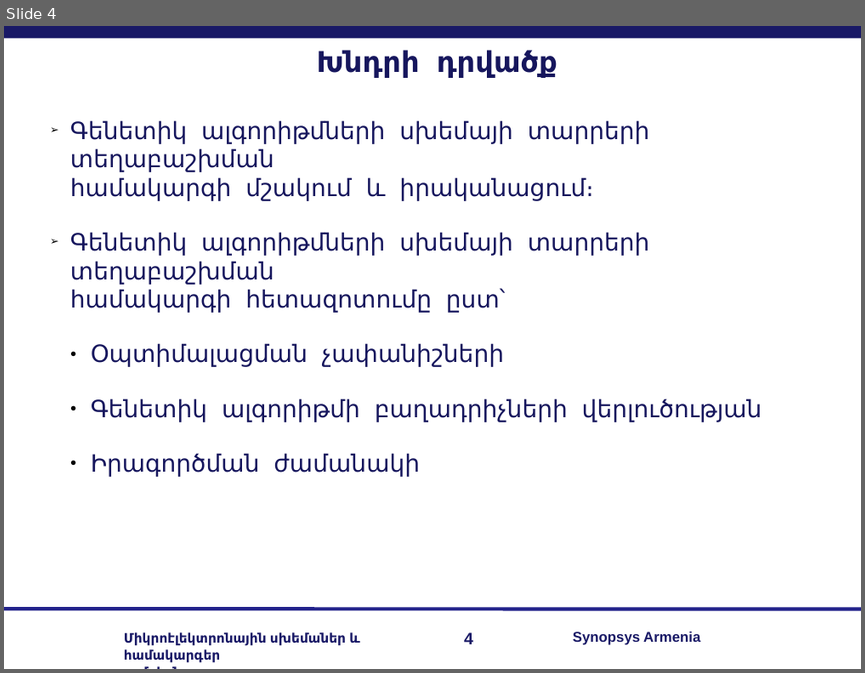
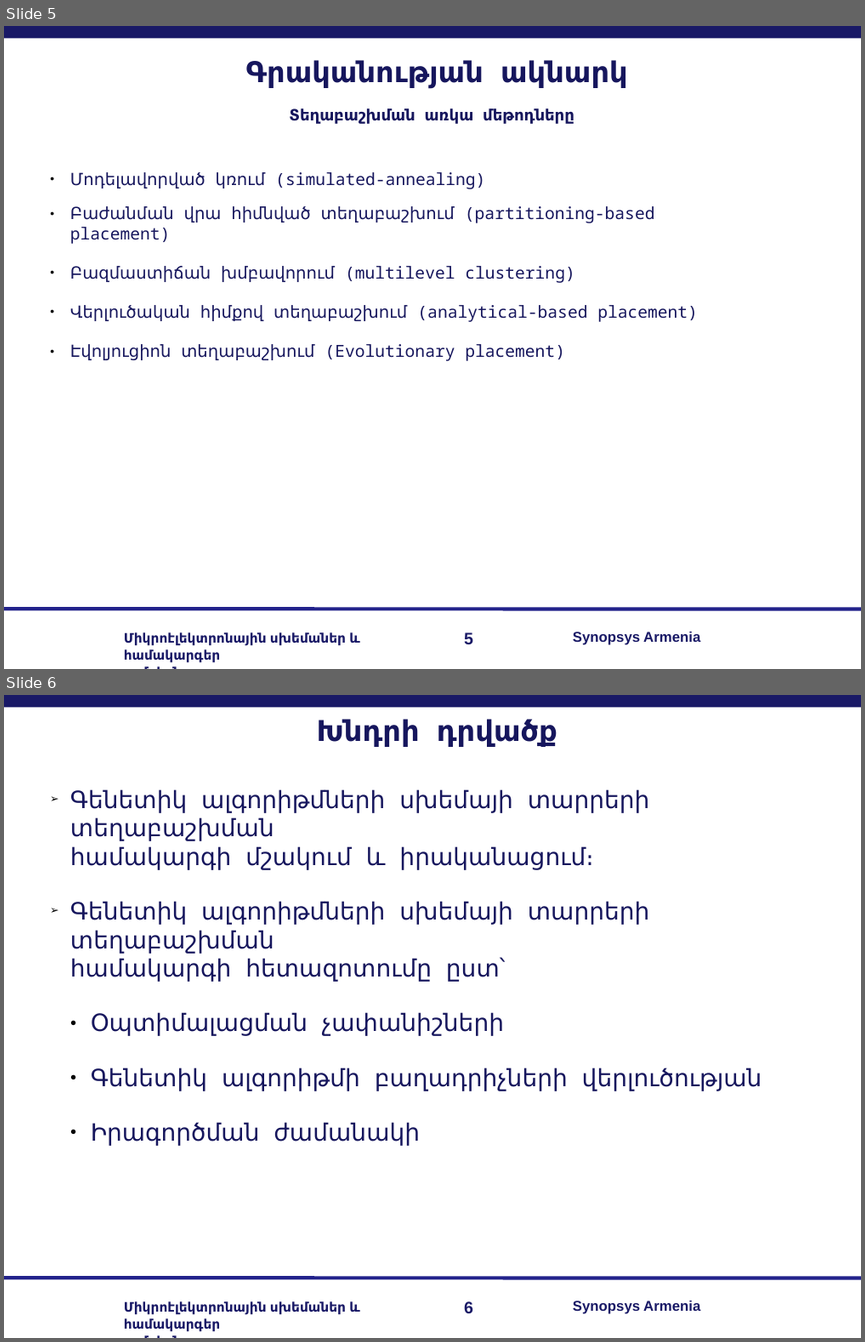
Before and after one commit to lomikist/diploma, a slide deck: reserches/հիմնական/Arman Sargsyan.odp. Shown one above the other, each under a label of ours: slide 4 before the commit, slides 5 and 6 after it. The pictures are 865x673 and 865x1342 pixels, drawn with LibreOffice and Linux fonts; fonts in the diff are those of the drawing; background and template pictures are left out. Boxes give left, top, right and bottom in pixels: in the first picture for what was removed or moved away, otherwise in the second. Text is boxed around its words. In the diff, an @@ line names an element or a change of style, - is before the commit and + after.

```diff
--- a/reserches/հիմնական/Arman Sargsyan.odp
+++ b/reserches/հիմնական/Arman Sargsyan.odp
@@ slide 5 added at (4,26,861,669), background #FFFFFF; not listed: 5 template elements that a slide beside it also shows @@
@@ text added at (246,60,628,88), 24 pt, text #16165D, bold @@
+Գրականության ակնարկ
@@ text added at (289,108,574,124), 13 pt, text #16165D, bold @@
+Տեղաբաշխման առկա մեթոդները
@@ text added at (70,172,698,361), 14 pt, text #16165D @@
+● Մոդելավորված կռում (simulated-annealing)
+● Բաժանման վրա հիմնված տեղաբաշխում (partitioning-based placement)
+● Բազմաստիճան խմբավորում (multilevel clustering)
+● Վերլուծական հիմքով տեղաբաշխում (analytical-based placement)
+● Էվոլյուցիոն տեղաբաշխում (Evolutionary placement)
@@ what was slide 4 is now slide 6 @@
@@ page number at (464,1301,473,1313): text changed @@
-4
+6
```
Also in this commit, not shown: 3 slides changed, 8 other slides added, 4 slides removed, 10 other files.
